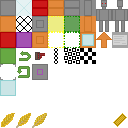
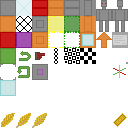
Layers edited between the first and the second 128 x 128 image:
painted on "Hintergrund" over (x1=113, y1=62, x2=128, y2=78)
